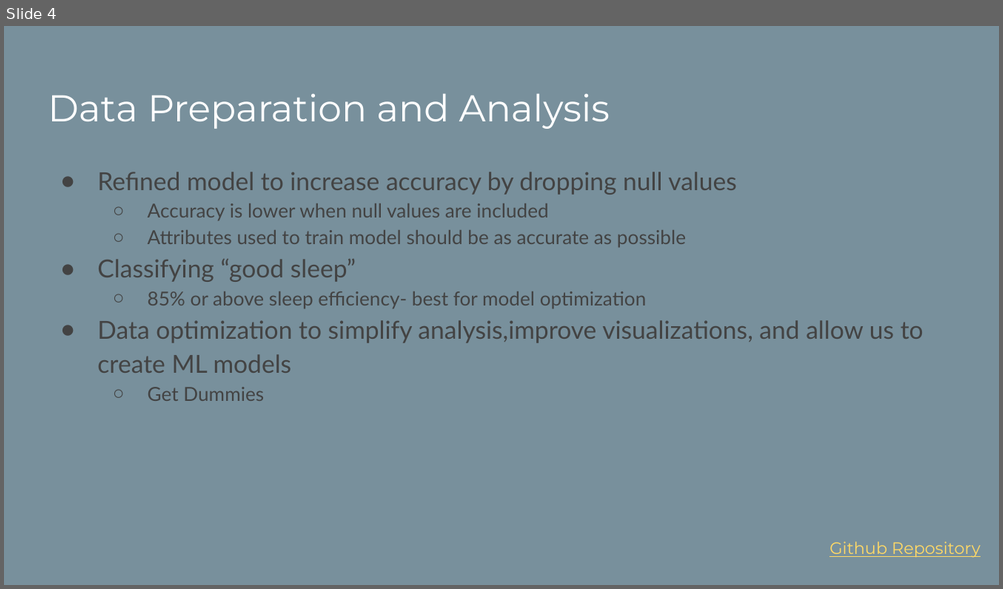
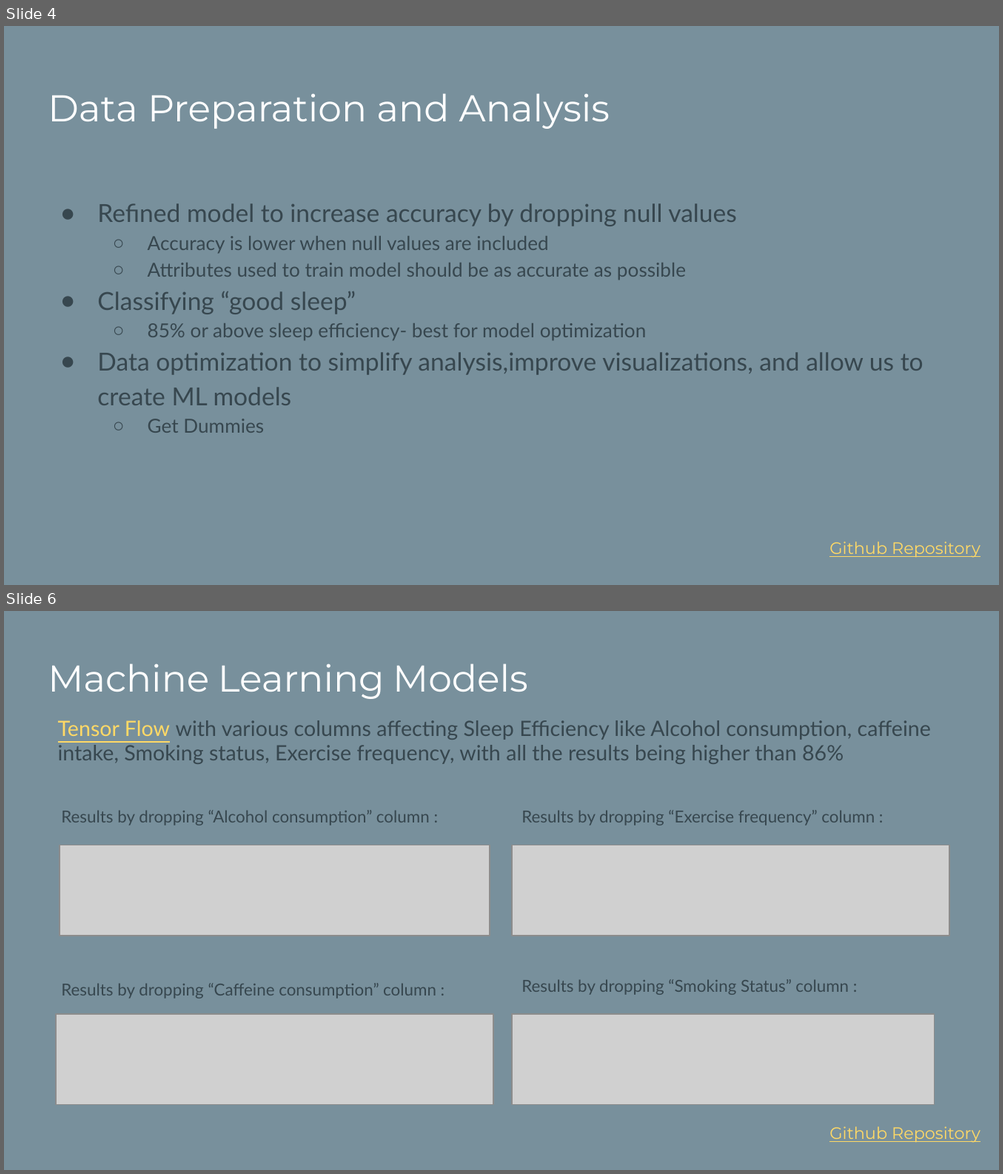
Before and after one commit to IB2MS/Project_4, a slide deck: Sleep Efficiency Analysis and Modeling.pptx. Shown one above the other, each under a label of ours: slide 4 before the commit, slides 4 and 6 after it; the slides between them are not shown. The pictures are 1003x589 and 1003x1174 pixels, drawn with LibreOffice and Linux fonts; fonts in the diff are those of the drawing; grey boxes stand for pictures. Boxes give left, top, right and bottom in pixels: in the first picture for what was removed or moved away, otherwise in the second. Text is boxed around its words. In the diff, an @@ line names an element or a change of style, - is before the commit and + after.

```diff
--- a/Sleep Efficiency Analysis and Modeling.pptx
+++ b/Sleep Efficiency Analysis and Modeling.pptx
@@ slide 6 added at (x1=4, y1=611, x2=999, y2=1170), background #78909C @@
@@ title added at (x1=48, y1=664, x2=528, y2=699), 27 pt, text #FFFFFF @@
+Machine Learning Models
@@ text added at (x1=58, y1=721, x2=930, y2=764), 15.3 pt, text #37474F @@
+Tensor Flow with various columns affecting Sleep Efficiency like Alcohol consumption, caffeine intake, Smoking status, Exercise frequency, with all the results being higher than 86%
@@ text added at (x1=61, y1=810, x2=430, y2=826), 12 pt, text #37474F @@
+Results by dropping “Alcohol consumption” column :
@@ text added at (x1=521, y1=810, x2=874, y2=826), 12 pt, text #37474F @@
+Results by dropping “Exercise frequency” column :
@@ picture added at (x1=60, y1=846, x2=489, y2=936) @@
@@ picture added at (x1=511, y1=846, x2=949, y2=936) @@
@@ text added at (x1=61, y1=983, x2=436, y2=999), 12 pt, text #37474F @@
+Results by dropping “Caffeine consumption” column :
@@ text added at (x1=521, y1=980, x2=848, y2=995), 12 pt, text #37474F @@
+Results by dropping “Smoking Status” column :
@@ picture added at (x1=56, y1=1015, x2=493, y2=1105) @@
@@ picture added at (x1=511, y1=1015, x2=934, y2=1105) @@
@@ text added at (x1=829, y1=1127, x2=980, y2=1143), 12 pt, text #FFD966, underline @@
+Github Repository
@@ slide 4 changed as well @@
@@ text "Refined model to increase accuracy ..." moved from (x1=97, y1=172, x2=923, y2=401) to (x1=97, y1=204, x2=923, y2=433) @@
@@ text "Refined model to increase accuracy ..." at (x1=97, y1=204, x2=923, y2=433): text colour #434343 to #37474F; bullet colour #434343 to #37474F @@
```
Also in this commit, not shown: 9 other slides changed, 2 other slides added, 1 slide removed.
